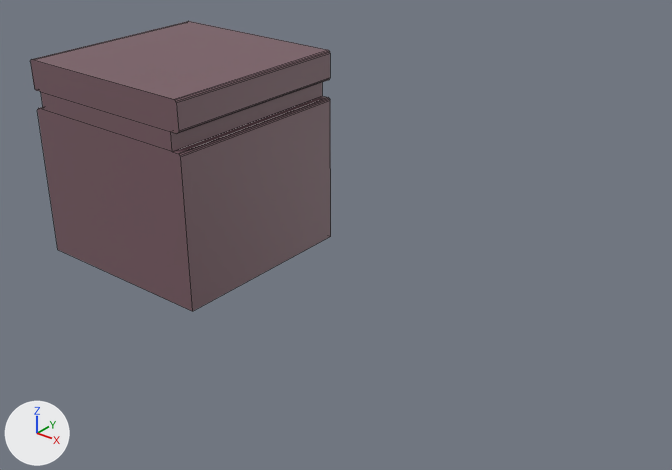
Before and after pictures for a commit that changed the Blender file Art/MechaActionStageCreate.blend.
Rendered twice from a 50 mm camera at (23.12, -20.71, 11.64) aimed at (6.5, 0.06, -1.24). The axes (+X, +Y, +Z) are drawn at lower left. The lights are the same throughout. The older version comes first. Mesh edges are drawn as thin lines.

The first picture shows 'Ground_obj_001'.
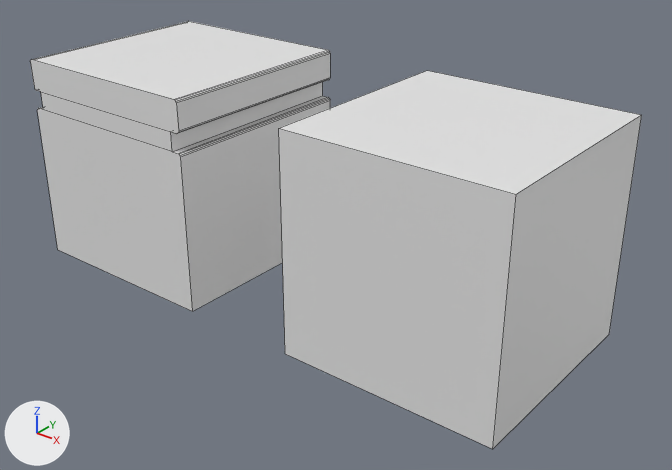
Changed parts and their boxes [x1, y1, x2, y2] in the pictures (672 x 470 px):
'立方体', added: after [279, 71, 642, 449]
'Ground_obj_001', surface changed, recoloured (brown to white): [30, 21, 330, 311] in both

The edits, one by one:
In material 'Ground_mat_001' (mat_ground_mat_001), texture is no longer img_ground001.
In material 'Ground_mat_001' (mat_ground_mat_001), base_color is now set to (0.8, 0.8, 0.8), white #e7e7e7.
Material 'マテリアル' (mat_マテリアル) is new.
Its base color is (0.8, 0.8, 0.8) (white #e7e7e7).
me_ground_mesh_001 has 60 vertices, 36 faces and spans x -1.0..1.0, y -1.0..1.0, z -1.0..1.0.
me_ground_mesh_001 no longer uses material mat_ground_mat_001 (picture img_ground001).
me_ground_mesh_001 gains material mat_マテリアル (white #e7e7e7).
Mesh me_立方体 is new.
It is a box spanning x -1.0..1.0, y -1.0..1.0, z -1.0..1.0.
It uses material mat_ground_mat_001 (white #e7e7e7).
Object '立方体' (ob_立方体) is new; it shows me_立方体.
Its location is (10.93, 0.0, 0.0).
Its scale is (3.5, 3.5, 3.5).
